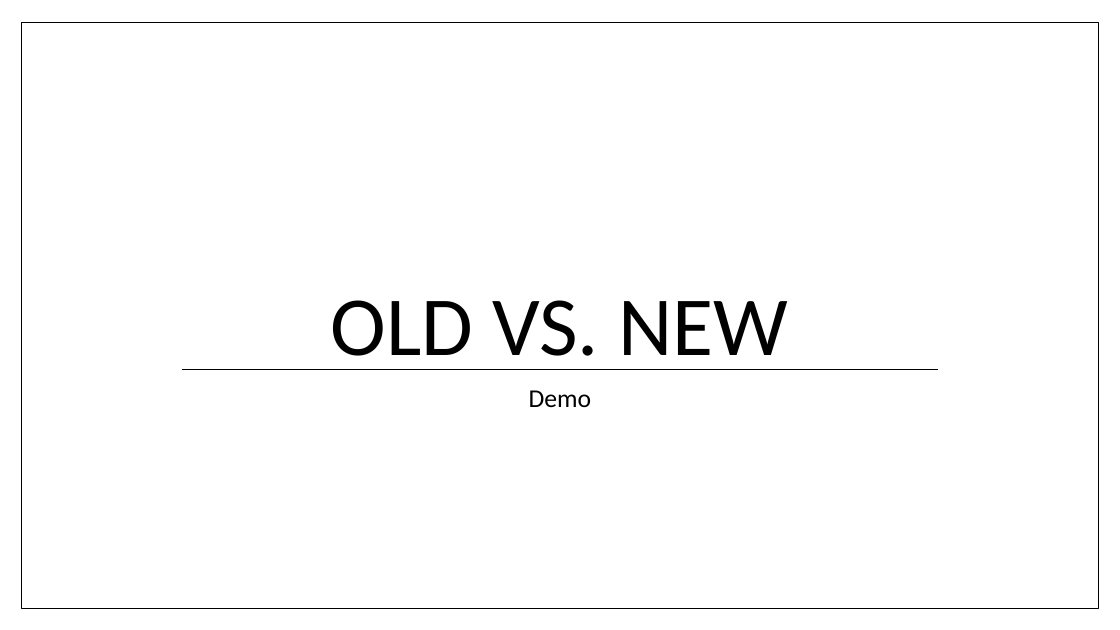
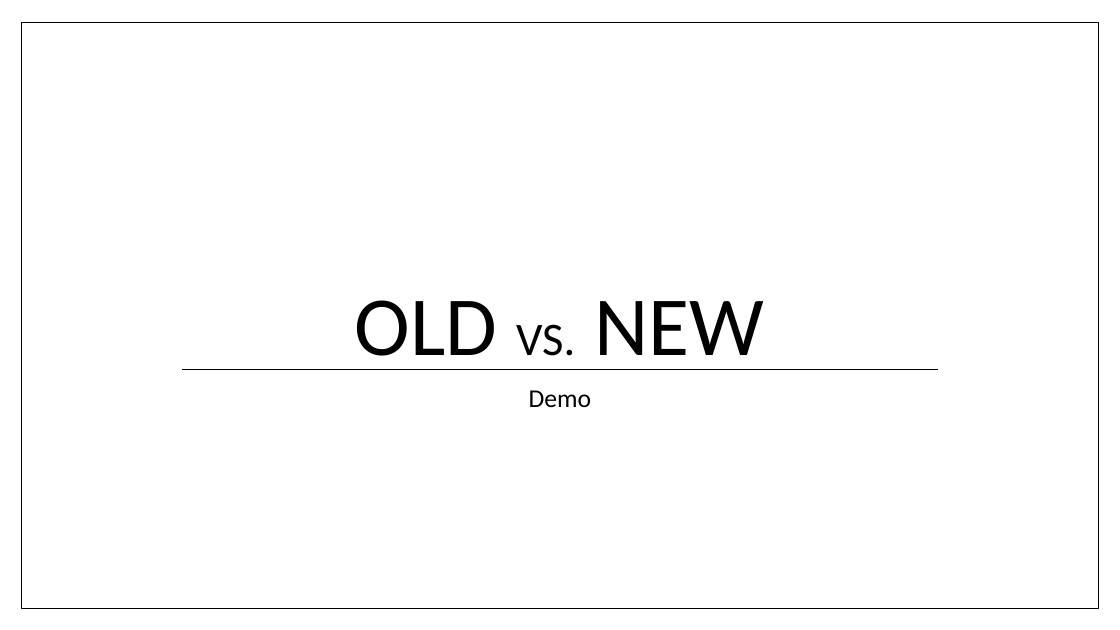
Before and after one commit to darenm/CompositionSession, a slide deck: slide 2 of DDD2016-Composition.pptx. Drawn at 1120x630 pixels with LibreOffice and Linux fonts; fonts in the diff are those of the drawing. Boxes give left, top, right and bottom in pixels: in the first picture for what was removed or moved away, otherwise in the second. Text is boxed around its words. In the diff, an @@ line names an element or a change of style, - is before the commit and + after.

```diff
--- a/DDD2016-Composition.pptx
+++ b/DDD2016-Composition.pptx
@@ title "OLD VS. NEW" at box(354, 300, 764, 370): size 72 to 40 pt in "VS." @@
```
Also in this commit, not shown: 2 other slides changed.
